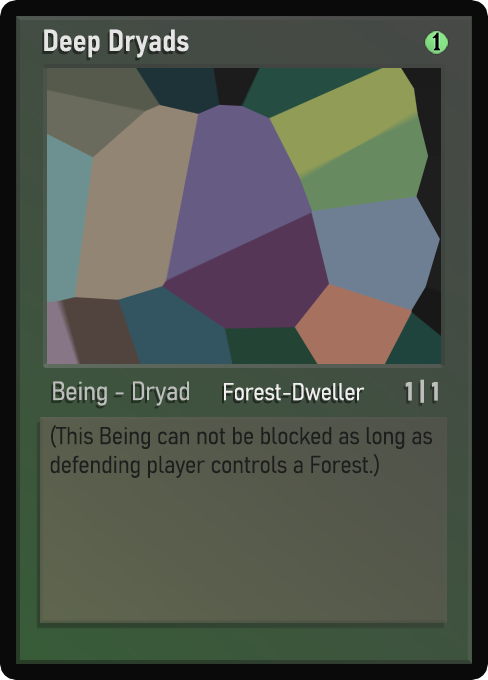
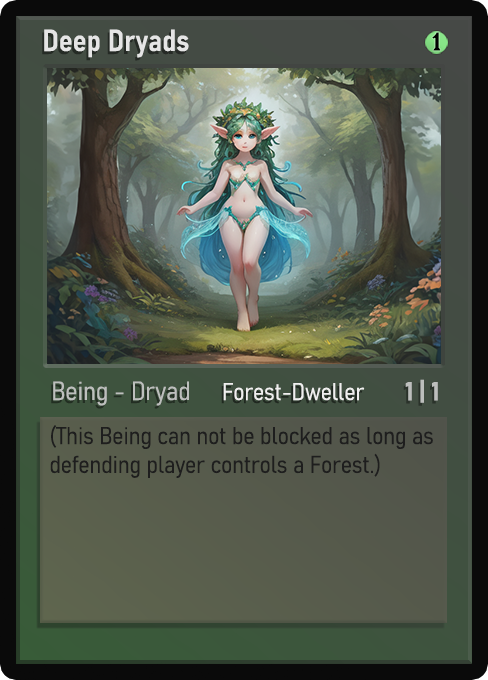
Before/after of a 488×680 layered artwork. What changed in the layer stack:
painted on "Name" over [44, 30, 189, 58]
painted on "Class" over [53, 381, 183, 406]
painted on "Ability" over [223, 383, 354, 401]
painted on "Desc_norm" over [50, 427, 433, 478]
painted on "Artwork" over [47, 68, 441, 364]
